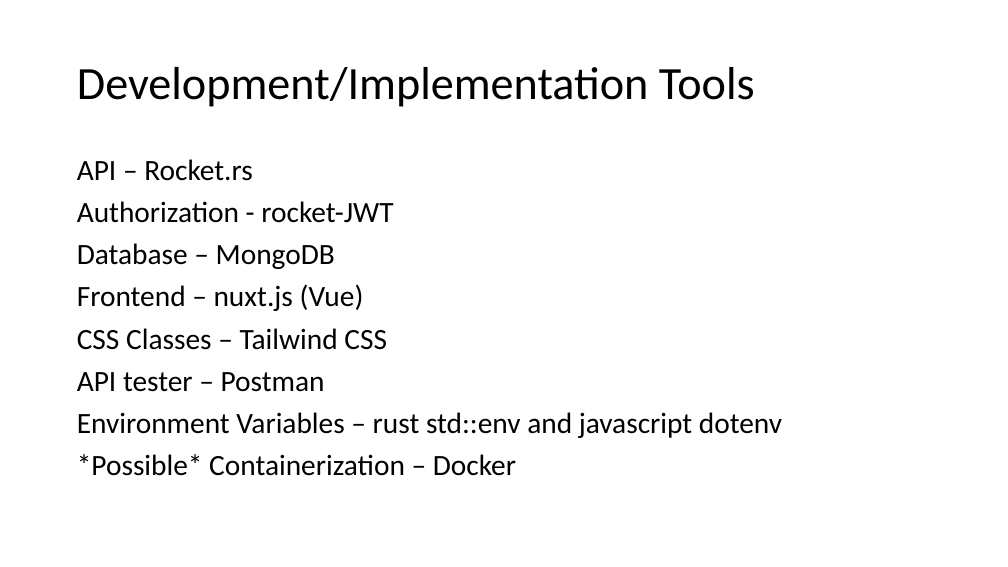
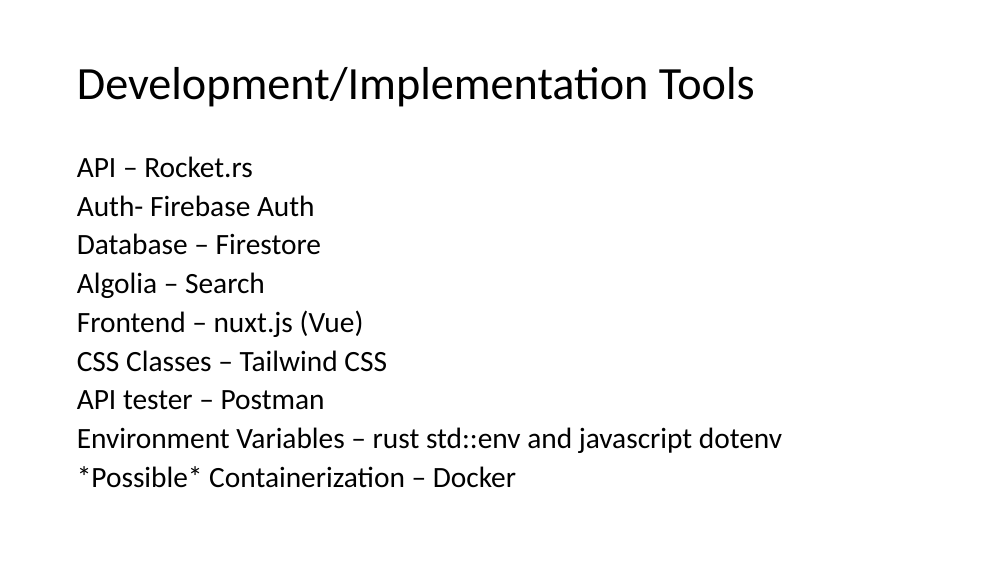
Before and after one commit to Skyward176/UnnamedFitnessApp, a slide deck: slide 7 of Documentation/Presentation1.odp. Drawn at 1008x567 pixels with LibreOffice and Linux fonts; fonts in the diff are those of the drawing. Boxes give left, top, right and bottom in pixels: in the first picture for what was removed or moved away, otherwise in the second. Text is boxed around its words. In the diff, an @@ line names an element or a change of style, - is before the commit and + after.

```diff
--- a/Documentation/Presentation1.odp
+++ b/Documentation/Presentation1.odp
@@ text at (77,156,782,488): line spacing 0.9 to 0.8 @@
@@ text at (77,195,321,298): text changed @@
-Authorization - rocket-JWT
-Database – MongoDB
+Auth- Firebase Auth
+Database – Firestore
+Algolia – Search
```
Also in this commit, not shown: 4 other slides changed, 1 slide added, 9 other files.
